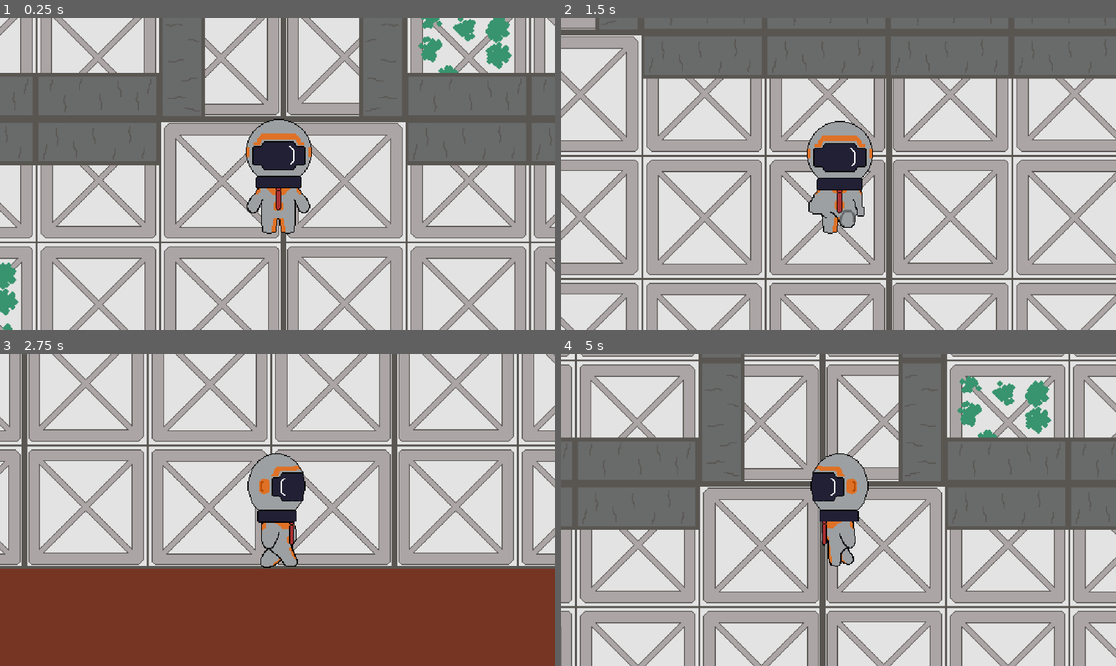
Above: before the commit, frames 1-4 (two rows, left to right).
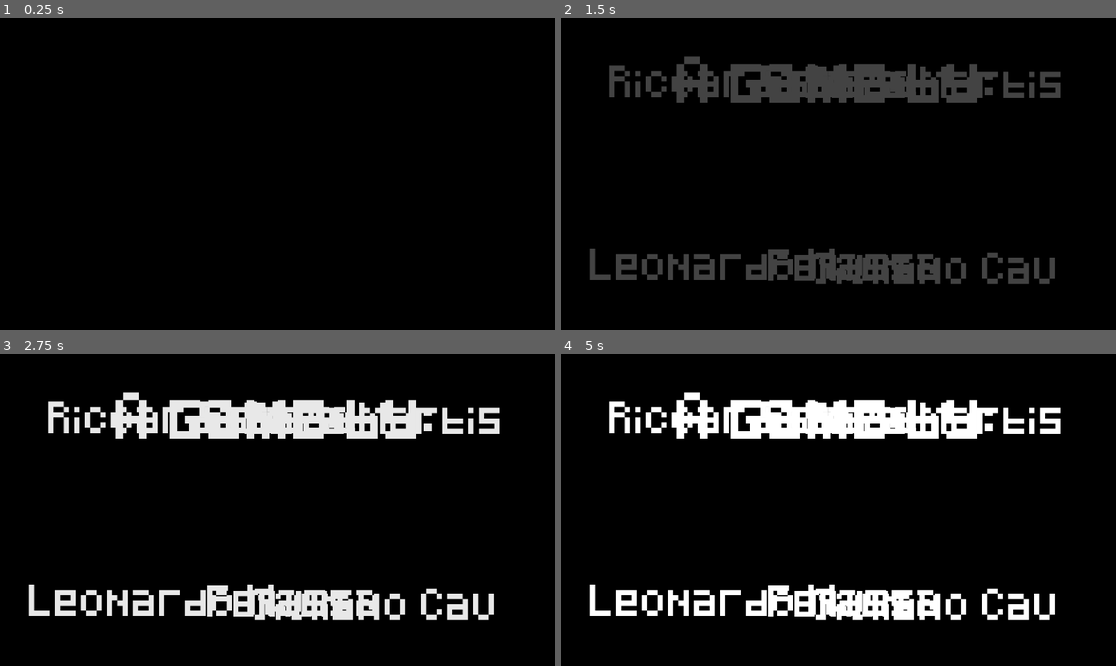
Above: after the commit, the same moments.

Repository: Felkun/global-game-jam-2026
Game: Godot game, scene res://credits_splash.tscn
Two runs of this game, one before a commit and one after it. Both use one fixed random seed, a clock stepped at 60 frames per second and the inputs below. Before the commit the project starts from res://main.tscn.
Inputs:
- Up to frame 1 (0.25 s): no input
- Up to frame 2 (1.5 s): hold Right (move_right) 0.53-1.28 s; hold Down (move_down) from 1.28 s (still down)
- Up to frame 3 (2.75 s): release Down (move_down) at 2.03 s; hold Right (move_right) from 2.03 s (still down)
- Up to frame 4 (5 s): release Right (move_right) at 2.78 s; hold Up (move_up) 2.78-3.53 s; hold Left (move_left) from 3.53 s (still down)

The runs differ from the first frame. In frame 1, 100% of the frame differs, in the area x 0-100%, y 0-100%; in frame 2, 98%; in frame 3, 97%; in frame 4, 99%.

Commit message:
Fix merge main
Co-Authored-By: Federico Sbressa <170937849+seasalt-sunset@users.noreply.github.com>

Diff:
--- a/main.tscn
+++ b/main.tscn
@@ -7,17 +7,13 @@
 [ext_resource type="Texture2D" uid="uid://5de7y8giov3n" path="res://asset/the-musquerade/images/tiles muro muschio.png" id="2_yaehf"]
 [ext_resource type="Texture2D" uid="uid://d1u8w6abupakr" path="res://asset/the-musquerade/images/Sprites.png" id="3_1bvp3"]
 [ext_resource type="Texture2D" uid="uid://bi0maqvvktqyi" path="res://asset/the-musquerade/images/nuovo pavimento2.png" id="4_7mycd"]
-[ext_resource type="PackedScene" path="res://enemy.tscn" id="6_7mycd"]
-[ext_resource type="Script" path="res://path_follow_2d.gd" id="6_272bh"]
-[ext_resource type="Script" path="res://porte.gd" id="7_4c57u"]
-[ext_resource type="Texture2D" uid="uid://dadc8o852uqsd" path="res://asset/the-musquerade/images/pavimento muschio.png" id="7_074og"]
-[ext_resource type="Script" path="res://enemy.gd" id="8_5vw27"]
-[ext_resource type="Texture2D" uid="uid://cbryvxr8h2yum" path="res://asset/the-musquerade/images/grata.png" id="8_cegan"]
 [ext_resource type="PackedScene" uid="uid://3tw3uf465m8p" path="res://enemy.tscn" id="6_7mycd"]
 [ext_resource type="Script" uid="uid://c4n1k8u1neuiy" path="res://path_follow_2d.gd" id="6_272bh"]
 [ext_resource type="AudioStream" uid="uid://viro7apab5iv" path="res://asset/the-musquerade/audio/MUSIC_Level_Tense.wav" id="6_efxa6"]
 [ext_resource type="Script" uid="uid://c71bne0drtswi" path="res://porte.gd" id="7_4c57u"]
+[ext_resource type="Texture2D" uid="uid://dadc8o852uqsd" path="res://asset/the-musquerade/images/pavimento muschio.png" id="7_074og"]
 [ext_resource type="Script" uid="uid://efv1u1b8rqub" path="res://enemy.gd" id="8_5vw27"]
+[ext_resource type="Texture2D" uid="uid://cbryvxr8h2yum" path="res://asset/the-musquerade/images/grata.png" id="8_cegan"]
 [ext_resource type="Texture2D" uid="uid://bwb7u3vq3jabx" path="res://asset/the-musquerade/images/cravatta meccanico.png" id="8_efxa6"]
 [ext_resource type="Texture2D" uid="uid://dvdobiul1avng" path="res://asset/the-musquerade/images/tavolo muschio.png" id="9_82xsv"]
 [ext_resource type="Texture2D" uid="uid://dsfja31fg0hxb" path="res://asset/the-musquerade/images/auto.png" id="13_ycdy4"]
@@ -199,6 +195,12 @@
 position = Vector2(-63, 23)
 shape = SubResource("CapsuleShape2D_efxa6")
 
+[node name="Area2DEnemy1" type="Area2D" parent="CravattaMeccanico" unique_id=1469510977]
+
+[node name="CollisionShape2DEnemy1" type="CollisionShape2D" parent="CravattaMeccanico/Area2DEnemy1" unique_id=1483124183]
+position = Vector2(-5, 26)
+shape = SubResource("CapsuleShape2D_efxa6")
+
 [node name="Auto" type="Sprite2D" parent="." unique_id=67073579]
 position = Vector2(726, -766)
 texture = ExtResource("13_ycdy4")
@@ -288,15 +290,9 @@
 script = ExtResource("8_5vw27")
 ghost_path = NodePath("../Path2D/PathFollow2D")
 
-[node name="CravattaMeccanico" type="Sprite2D" parent="." unique_id=233887202]
+[node name="CravattaMeccanico2" type="Sprite2D" parent="." unique_id=1786018257]
 position = Vector2(1477, 1709)
 texture = ExtResource("8_efxa6")
-
-[node name="Area2DEnemy1" type="Area2D" parent="CravattaMeccanico" unique_id=2091681916]
-
-[node name="CollisionShape2DEnemy1" type="CollisionShape2D" parent="CravattaMeccanico/Area2DEnemy1" unique_id=1911405521]
-position = Vector2(-5, 26)
-shape = SubResource("CapsuleShape2D_efxa6")
 
 [node name="AreaPCKey" type="Area2D" parent="." unique_id=436433499]
 position = Vector2(1695, 1594)
--- a/project.godot
+++ b/project.godot
@@ -11,7 +11,7 @@
 [application]
 
 config/name="Global Game Jam 2026"
-run/main_scene="uid://dk8v5wweatq0o"
+run/main_scene="uid://bd3a3n0i75l7t"
 config/features=PackedStringArray("4.6", "GL Compatibility")
 config/icon="res://icon.svg"
 
